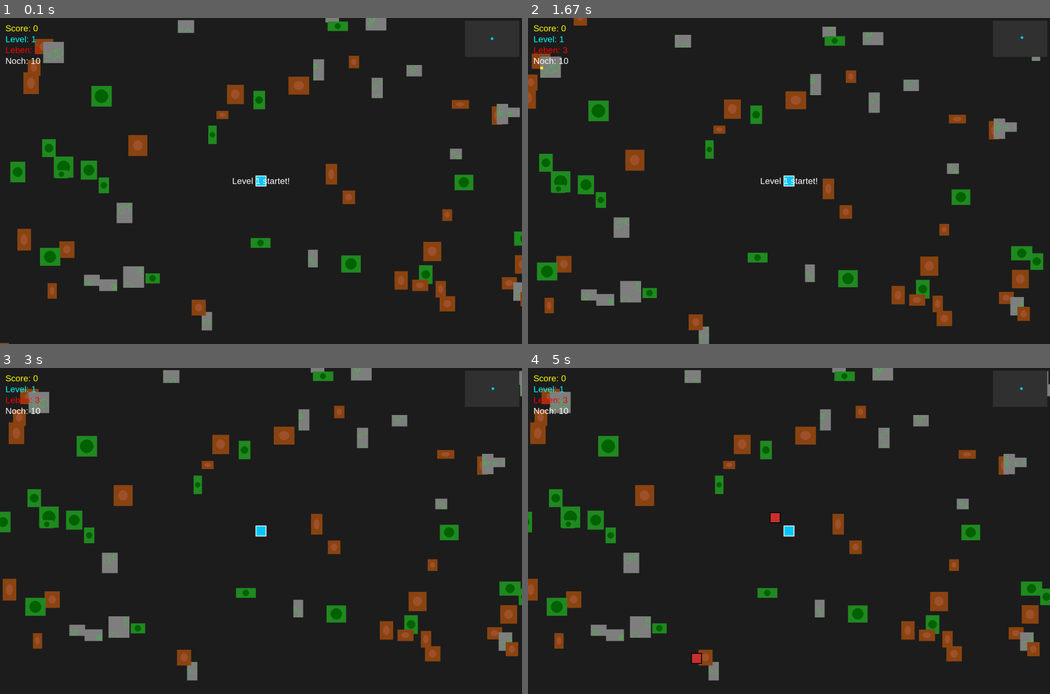
Above: before the commit, frames 1-4 (two rows, left to right).
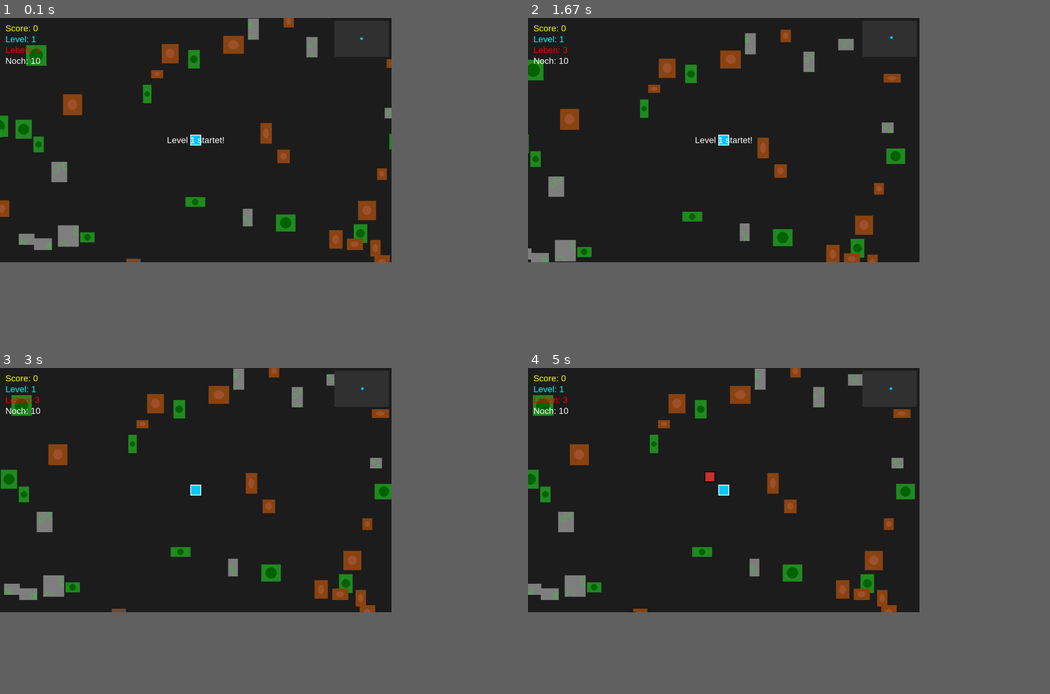
Above: after the commit, the same moments.

Repository: xXN1CG4M3RXx/TD-Pygame
Game: pygame game, started from td_game.py
Two runs of this game, one before a commit and one after it. Both use one fixed random seed, a clock stepped at 60 frames per second and the inputs below.
Inputs (mouse positions are in pixels of both pictures, inside the frame that each line leads up to):
- Up to frame 1 (0.1 s): no input
- Up to frame 2 (1.67 s): click "Level: 1" at 0.38 s; hold D 0.67-1.13 s; move the mouse to (710, 151) at 0.7 s; hold W 1.17-1.47 s; hold D from 1.5 s (still down)
- Up to frame 3 (3 s): release D at 1.97 s; hold A 2-2.53 s; hold S 2.57-2.87 s; hold A from 2.9 s (still down)
- Up to frame 4 (5 s): release A at 3.3 s; hold W 3.33-3.7 s; hold D 3.73-4.37 s; hold S 4.4-4.77 s; hold A from 4.8 s (still down)
In our replay, the window is 900x562 before the commit and 675x421 after it. These sizes can differ from the game's own. Grey fills any space a smaller window leaves; there, only what the larger window draws over its background counts as a difference.

The runs differ from the first frame. In frame 1, 12% of the frame differs, in the area x 0-100%, y 0-100%; in frame 2, 12%; in frame 3, 12%; in frame 4, 12%, in the area x 0-100%, y 0-96%.

Commit message:
fix window size

Diff:
--- a/td_game.py
+++ b/td_game.py
@@ -2,7 +2,7 @@
 import random
 
 # --- Konstanten ---
-WIDTH, HEIGHT = 1920, 1200  # Fenstergröße
+WIDTH, HEIGHT = 1440, 900  # Fenstergröße
 MAP_WIDTH, MAP_HEIGHT = 3000, 2000  # Große Map
 PLAYER_SIZE = 40
 ENEMY_SIZE = 40
